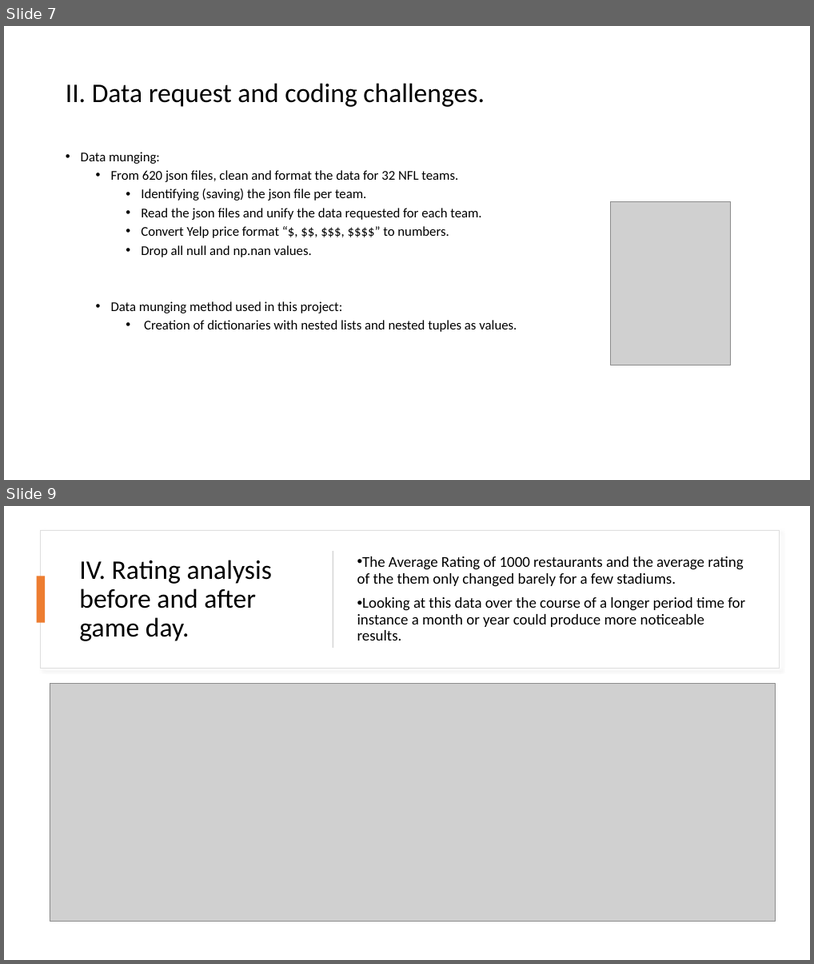
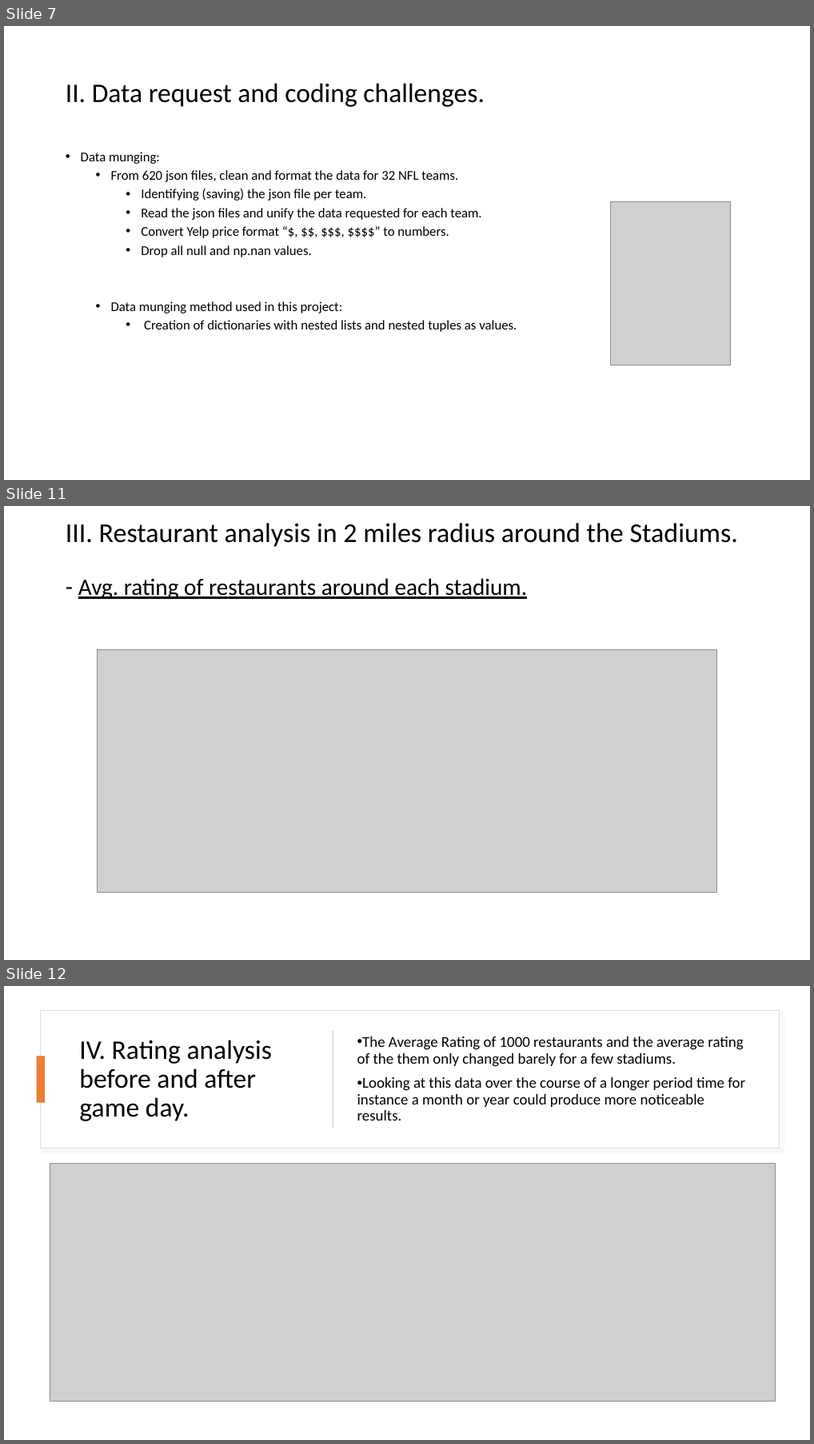
Before and after one commit to jjying89/Yelp-Restaurants-Analysis, a slide deck: Presentation/Team_4-Restaurant_Density_Analysis..pptx. Shown one above the other, each under a label of ours: slides 7 and 9 before the commit, slides 7, 11 and 12 after it; the slides between them are not shown. The pictures are 814x964 and 814x1444 pixels, drawn with LibreOffice and Linux fonts; fonts in the diff are those of the drawing; grey boxes stand for pictures. Boxes give left, top, right and bottom in pixels: in the first picture for what was removed or moved away, otherwise in the second. Text is boxed around its words. In the diff, an @@ line names an element or a change of style, - is before the commit and + after.

```diff
--- a/Presentation/Team_4-Restaurant_Density_Analysis..pptx
+++ b/Presentation/Team_4-Restaurant_Density_Analysis..pptx
@@ slide 11 added at [4, 506, 810, 960], background #FFFFFF @@
@@ title added at [66, 523, 738, 599], 32.4 pt, text #000000 @@
+III. Restaurant analysis in 2 miles radius around the Stadiums.
+- Avg. rating of restaurants around each stadium.
@@ picture added at [97, 649, 718, 892] @@
@@ what was slide 9 is now slide 12 @@
```
Also in this commit, not shown: 10 slides changed, 3 other slides added.
